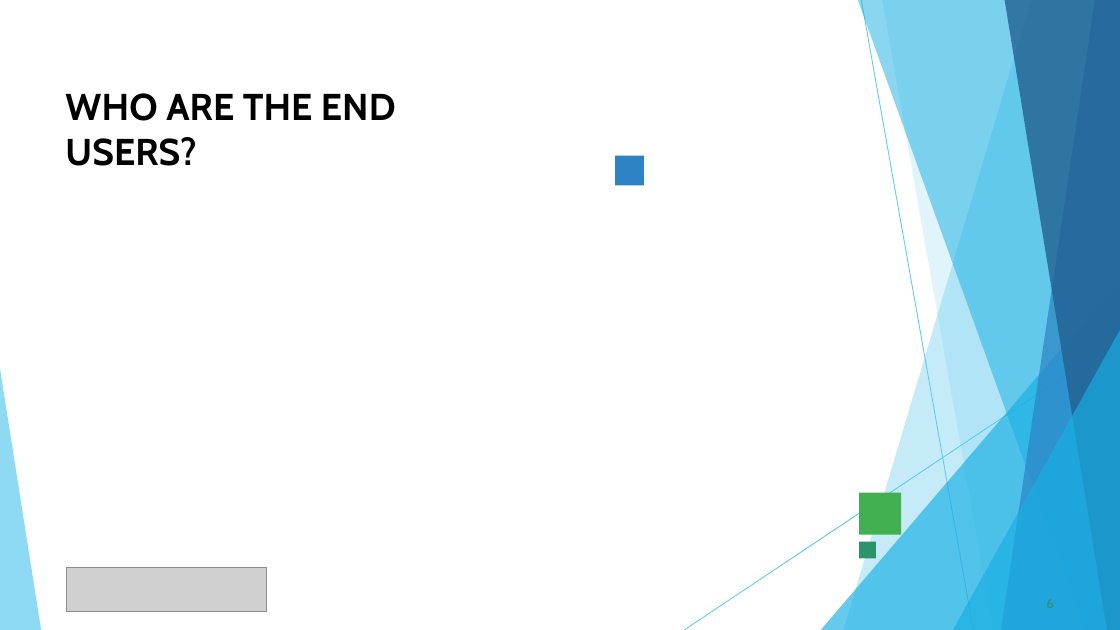
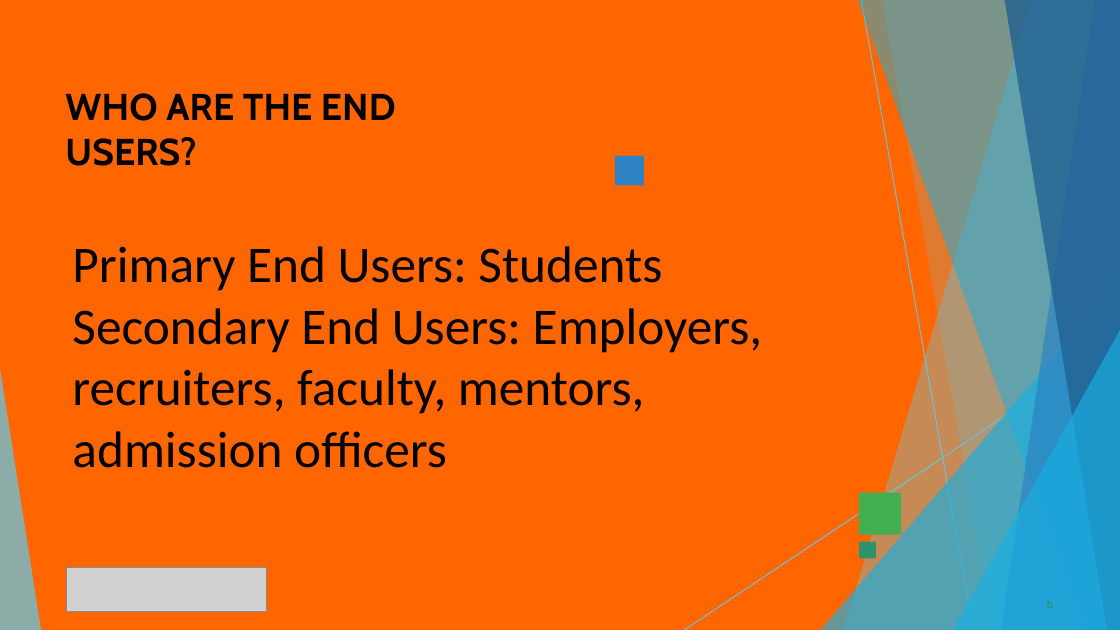
Before and after one commit to mohanpriyamohan2006-create/Mohan-priya--NM-edunet-project-, a slide deck: slide 6 of PPT FWD TNSDC 2025.pptx. Drawn at 1120x630 pixels with LibreOffice and Linux fonts; fonts in the diff are those of the drawing; grey boxes stand for pictures. Boxes give left, top, right and bottom in pixels: in the first picture for what was removed or moved away, otherwise in the second. Text is boxed around its words. In the diff, an @@ line names an element or a change of style, - is before the commit and + after.

```diff
--- a/PPT FWD TNSDC 2025.pptx
+++ b/PPT FWD TNSDC 2025.pptx
@@ background #FFFFFF to #FF6600 @@
@@ text added at <box>72,246,763,468</box>, 44 pt, text #000000 @@
+Primary End Users: Students
+Secondary End Users: Employers, recruiters, faculty, mentors, admission officers
```
Also in this commit, not shown: 8 other slides changed, 4 slides added, 2 slides removed.
